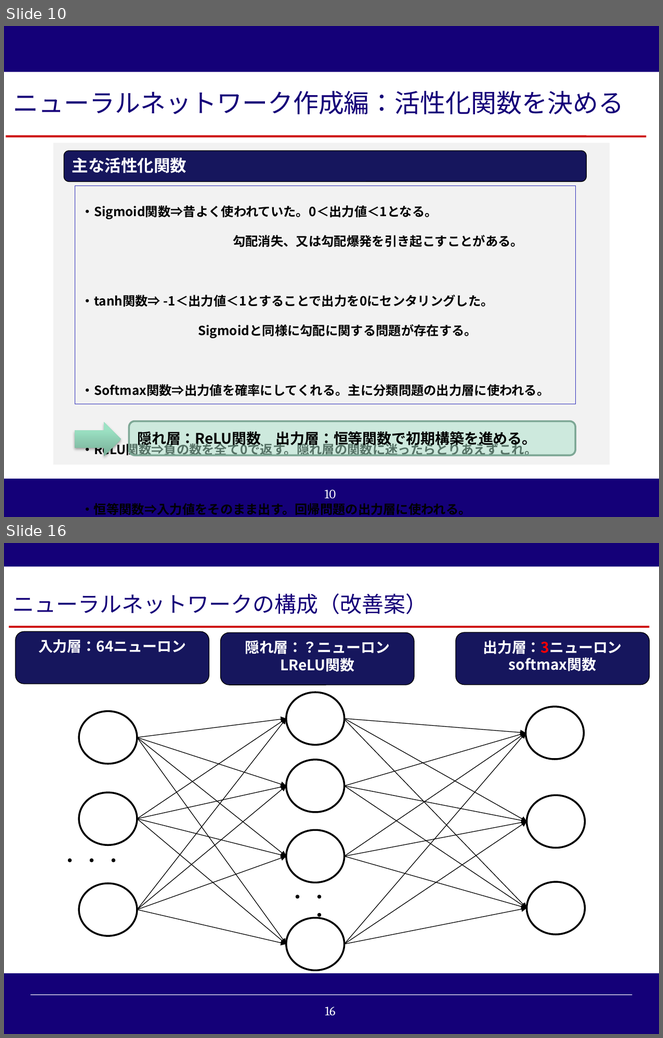
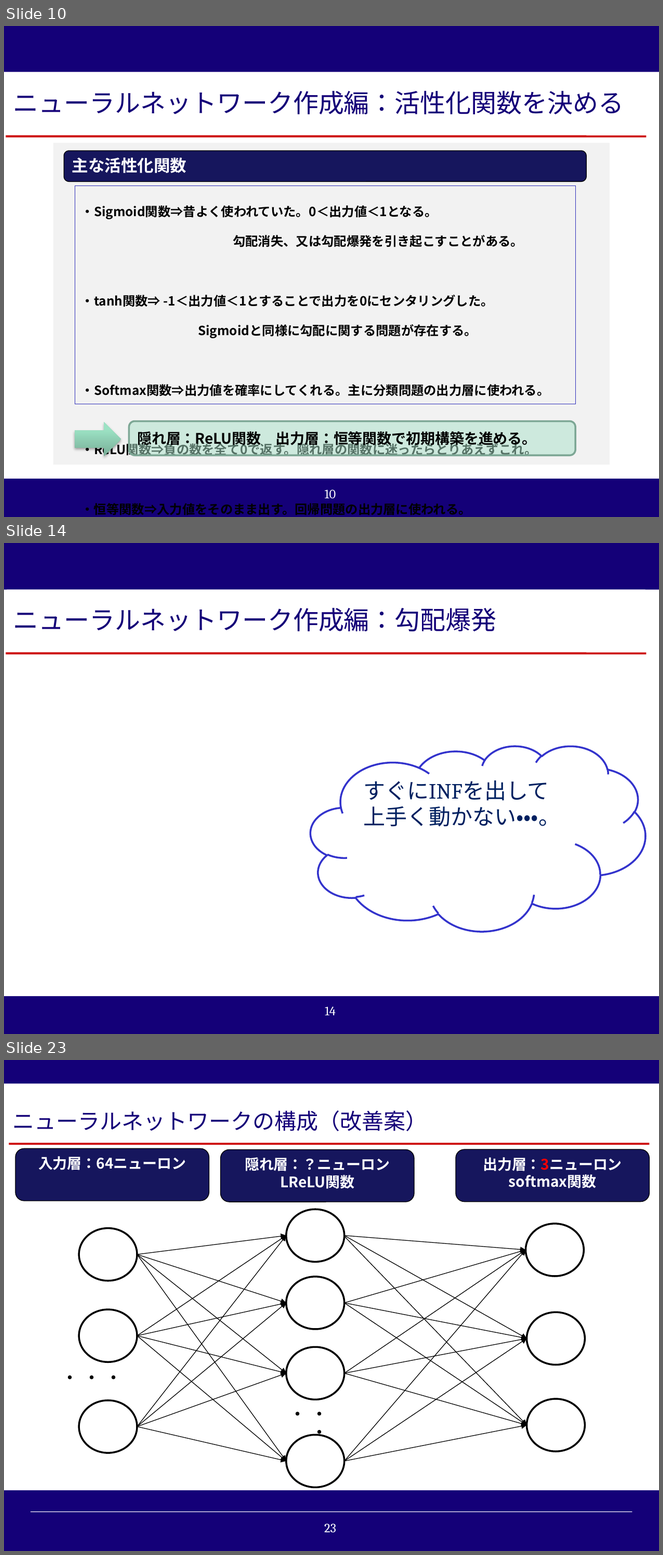
Before and after one commit to reversi-ir/ai-program, a slide deck: reversi-ai/result/オセロAI_技術アカデミー用説明資料.pptx. Shown one above the other, each under a label of ours: slides 10 and 16 before the commit, slides 10, 14 and 23 after it; the slides between them are not shown. The pictures are 663x1038 and 663x1555 pixels, drawn with LibreOffice and Linux fonts; fonts in the diff are those of the drawing; background and template pictures are left out. Boxes give left, top, right and bottom in pixels: in the first picture for what was removed or moved away, otherwise in the second. Text is boxed around its words. In the diff, an @@ line names an element or a change of style, - is before the commit and + after.

```diff
--- a/reversi-ai/result/オセロAI_技術アカデミー用説明資料.pptx
+++ b/reversi-ai/result/オセロAI_技術アカデミー用説明資料.pptx
@@ slide 14 added at [4,543,659,1034], background #140078; not listed: 1 template element that a slide beside it also shows @@
@@ rectangle added at [4,589,659,996], fill #FFFFFF @@
@@ rectangle added at [7,589,646,650], fill #FFFFFF, 28 pt, text #140078 @@
+ニューラルネットワーク作成編：勾配爆発
@@ line added from (6, 654) to (647, 654), #CC0000 2.25 pt @@
@@ cloud added at [311,746,646,931], fill #FFFFFF, outline #3333CC 2 pt, 24 pt, text #002060 @@
+すぐにINFを出して
+上手く動かない・・・。
@@ what was slide 16 is now slide 23 @@
@@ page number at [324,1524,336,1533]: text changed @@
-16
+23
```
Also in this commit, not shown: 6 slides changed, 6 other slides added, 3 other files.
